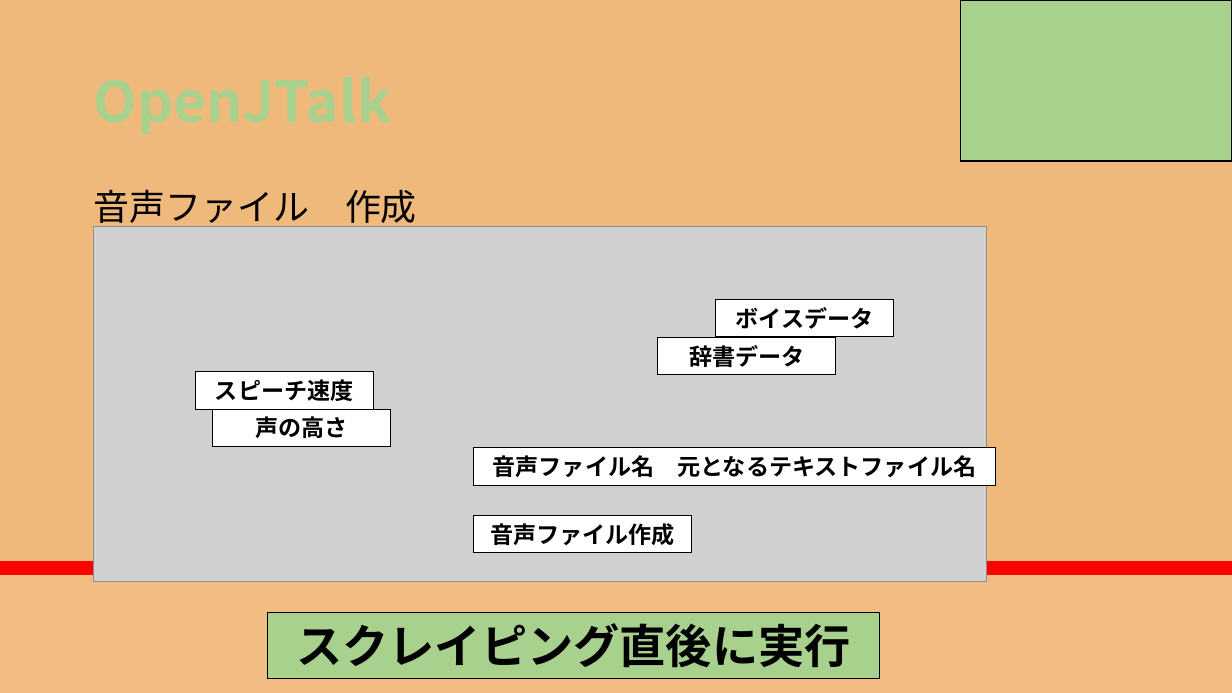
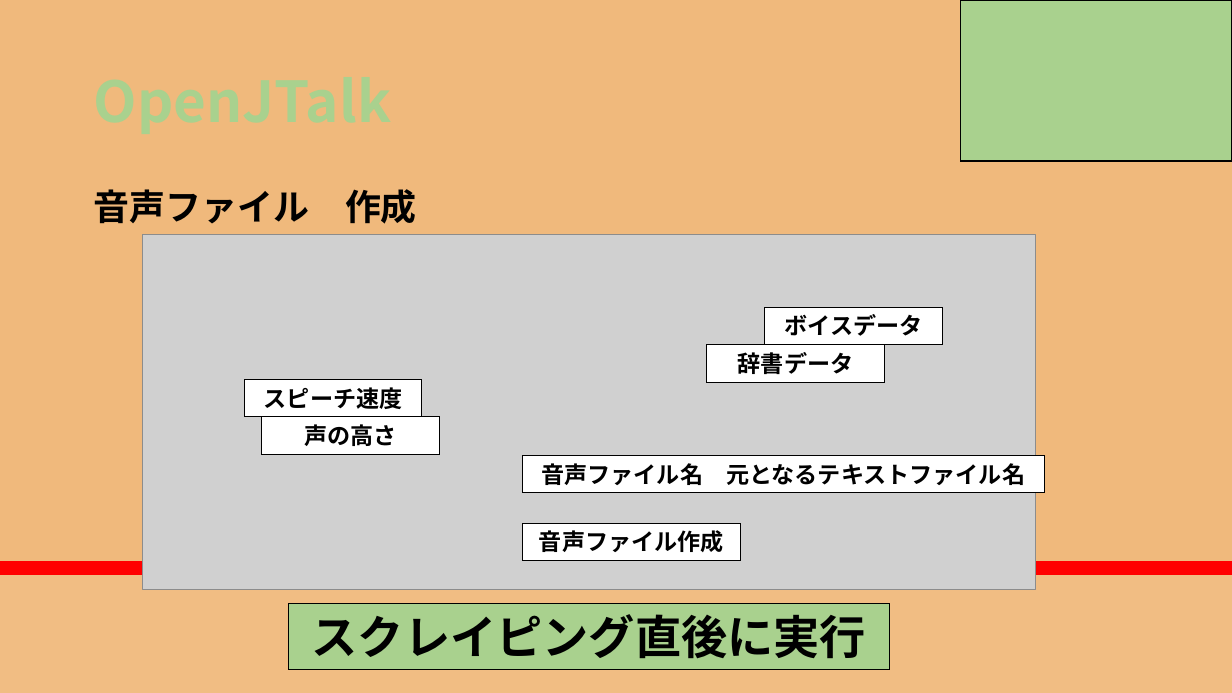
Before and after one commit to RikiishiSuzunosuke/AIspeaker_yosie, a slide deck: slide 25 of presentation/AIスピーカー開発_3_main.pptx. Drawn at 1232x693 pixels with LibreOffice and Linux fonts; fonts in the diff are those of the drawing; grey boxes stand for pictures. Boxes give left, top, right and bottom in pixels: in the first picture for what was removed or moved away, otherwise in the second. Text is boxed around its words. In the diff, an @@ line names an element or a change of style, - is before the commit and + after.

```diff
--- a/presentation/AIスピーカー開発_3_main.pptx
+++ b/presentation/AIスピーカー開発_3_main.pptx
@@ text "音声ファイル 作成" at (x1=94, y1=189, x2=417, y2=224): bold on @@
@@ 5 rectangles, 1 picture moved together from (x1=93, y1=227, x2=995, y2=582) to (x1=142, y1=235, x2=1044, y2=590) @@
@@ rectangle "音声ファイル作成" moved from (x1=473, y1=516, x2=691, y2=553) to (x1=522, y1=523, x2=740, y2=560) @@
@@ rectangle "スクレイピング直後に実行" resized from (x1=267, y1=613, x2=880, y2=678) to (x1=288, y1=604, x2=889, y2=669) @@
```
Also in this commit, not shown: 10 other slides changed.
